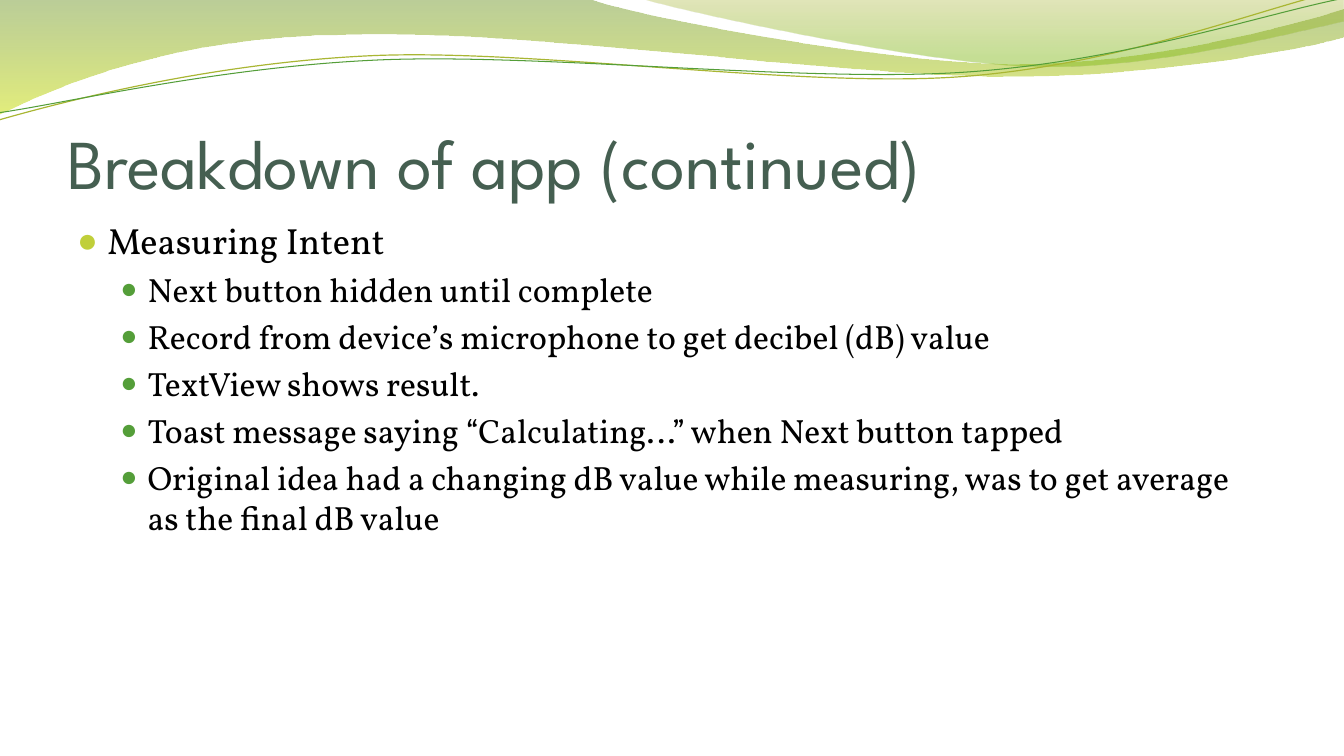
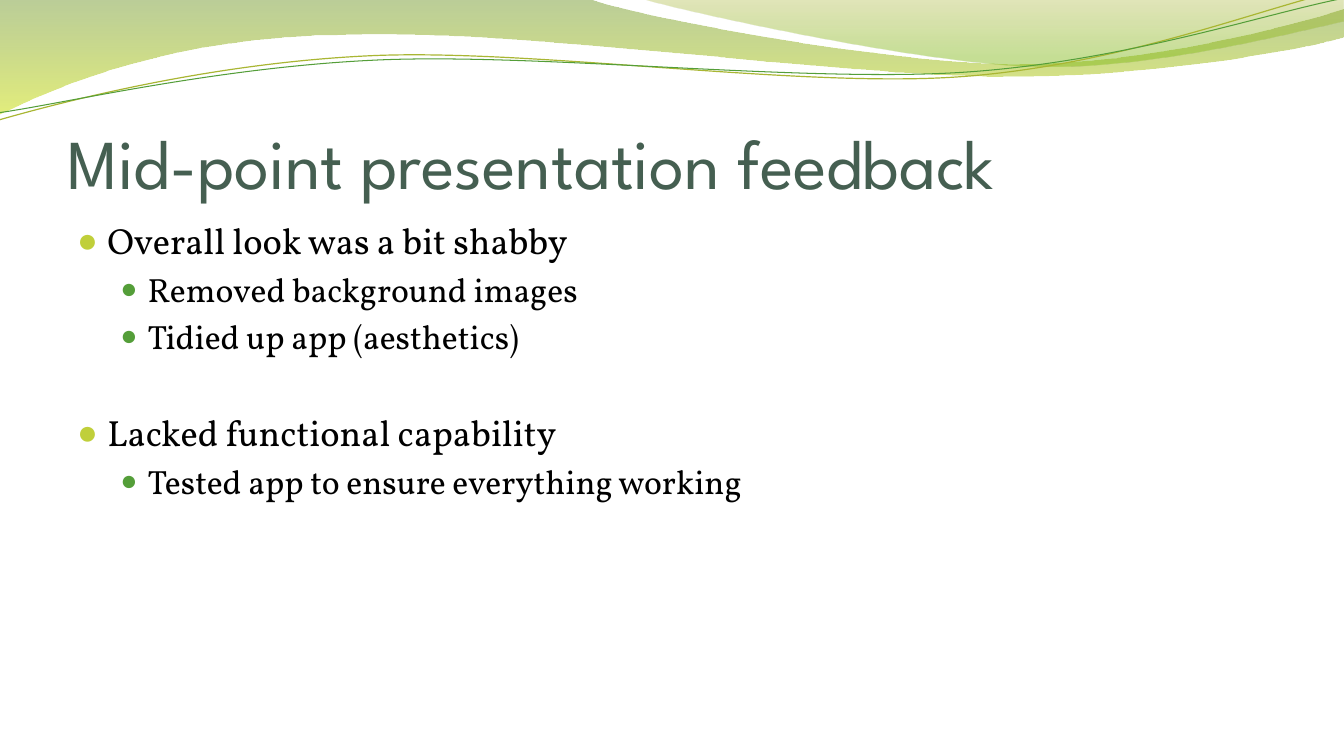
Before and after one commit to CedricVz/AAA, a slide deck: slide 5 of Final presentation.pptx. Drawn at 1344x756 pixels with LibreOffice and Linux fonts; fonts in the diff are those of the drawing; background and template pictures are left out. Boxes give left, top, right and bottom in pixels: in the first picture for what was removed or moved away, otherwise in the second. Text is boxed around its words. In the diff, an @@ line names an element or a change of style, - is before the commit and + after.

```diff
--- a/Final presentation.pptx
+++ b/Final presentation.pptx
@@ title at (x1=67, y1=140, x2=994, y2=204): text changed @@
-Breakdown of app (continued)
+Mid-point presentation feedback
@@ text at (x1=107, y1=228, x2=741, y2=503): text changed @@
-● Measuring Intent
-  ● Next button hidden until complete
-  ● Record from device’s microphone to get decibel (dB) value
-  ● TextView shows result.
-  ● Toast message saying “Calculating…” when Next button tapped
-  ● Original idea had a changing dB value while measuring, was to get average as the final dB value
+● Overall look was a bit shabby
+  ● Removed background images
+  ● Tidied up app (aesthetics)
+● Lacked functional capability
+  ● Tested app to ensure everything working
```
Also in this commit, not shown: 3 other slides changed, 2 slides added, 4 slides removed, 2 other files.
